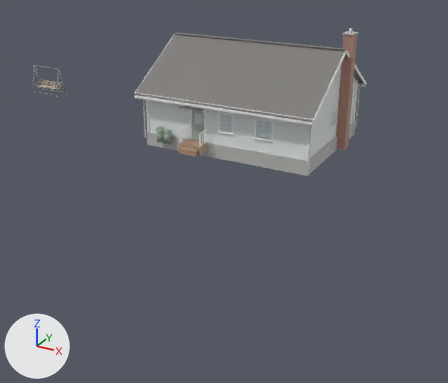
Renders of the Blender file Tools/Blender/Environment.blend from each side of a commit.
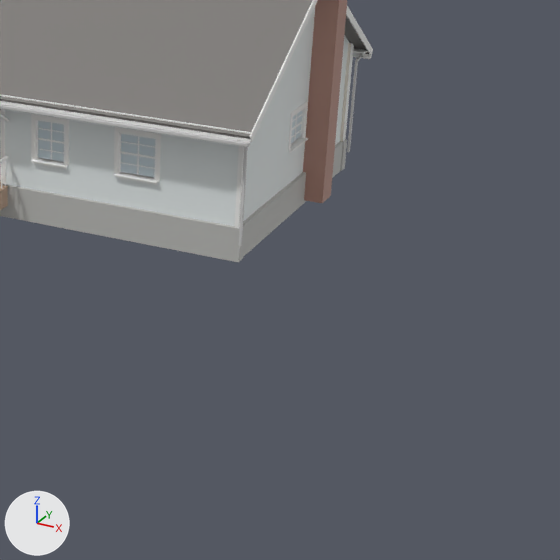
The first picture shows the older version from a camera (50 mm lens) standing at (19.3, -39.6, 14.1) and looking at (0.7, -5.8, -2.8). The close-ups show the older and then the newer version on the part from 45% to 100% of the width and 16% to 80% of the height of that picture. Only the edits that show in the close-ups are written down. The axes (+X, +Y, +Z) are drawn at lower left. The lights are the same throughout.

Names of what the first close-up shows: 'Casa_Estructura', 'Casa_Exterior', 'Casa_Techo', 'Casa_Vidrio'.
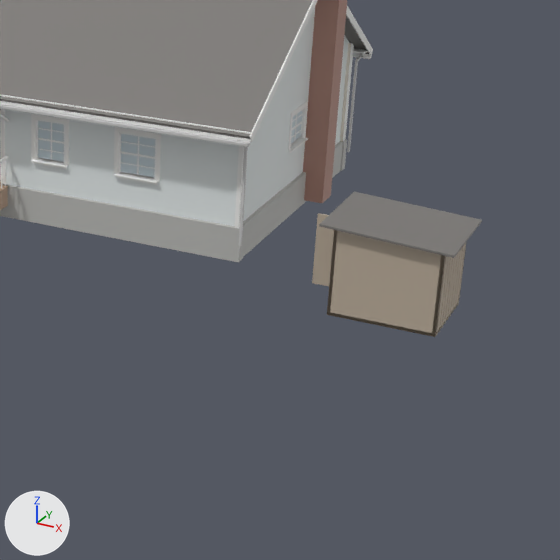
Patch to the scene script:
```diff
--- a/Tools/Blender/Environment.blend.py
+++ b/Tools/Blender/Environment.blend.py
@@ mat_m_prop_galvanizado @@
+mat_m_prop_galvanizado = principled_material('M_Prop_Galvanizado')
+mat_m_prop_galvanizado.base_color = (0.55, 0.56, 0.55)  # light grey #c4c5c4
@@ mat_m_cobertizo_madera @@
+mat_m_cobertizo_madera = principled_material('M_Cobertizo_Madera')
+mat_m_cobertizo_madera.base_color = (0.5, 0.42, 0.33)  # beige #bcad9b
@@ mat_m_prop_bidon @@
+mat_m_prop_bidon = principled_material('M_Prop_Bidon')
+mat_m_prop_bidon.base_color = (0.6, 0.08, 0.05)  # red #cb503f
@@ me_casa_cobertizo @@
+me_casa_cobertizo.from_pydata(...)  # 432 vertices, 322 faces; spans x -2.22..1.55, y -1.3..1.3, z 0.0..2.33
+# faces by material slot: [172, 6, 34, 82, 14, 14]
+me_casa_cobertizo.materials.append(mat_m_cobertizo_madera)  # beige #bcad9b
+me_casa_cobertizo.materials.append(mat_m_casa_tejas)  # grey #7c7976
+me_casa_cobertizo.materials.append(mat_m_casa_metal)  # light grey #cbcbcb
+me_casa_cobertizo.materials.append(mat_m_prop_bidon)  # red #cb503f
+me_casa_cobertizo.materials.append(mat_m_prop_galvanizado)  # light grey #c4c5c4
+me_casa_cobertizo.materials.append(mat_m_casa_mueble)  # beige #b3957c
@@ ob_casa_cobertizo @@
+ob_casa_cobertizo = bpy.data.objects.new('Casa_Cobertizo', me_casa_cobertizo)
+ob_casa_cobertizo.location = (11.5, -8.0, 0.0)
```

Location of each change, [x1, y1, x2, y2] in pixels of the close-ups (560 x 560 px):
'Casa_Cobertizo', added: after [312, 191, 482, 337]
    faces in mat_m_cobertizo_madera (beige #bcad9b): [312, 213, 467, 337]
    faces in mat_m_casa_tejas (grey #7c7976): [319, 191, 482, 258]
